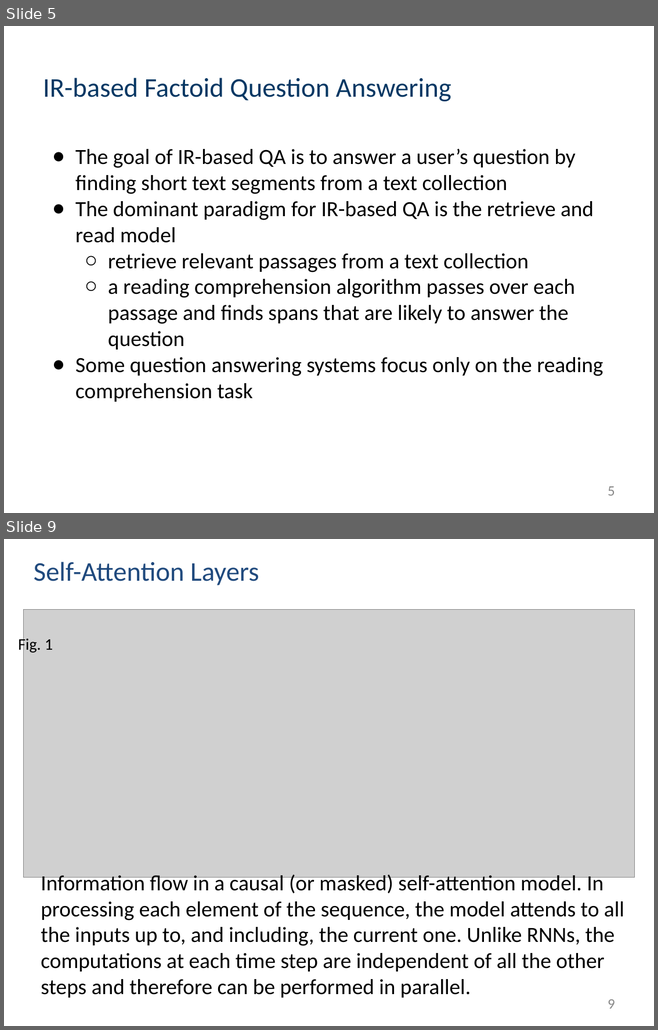
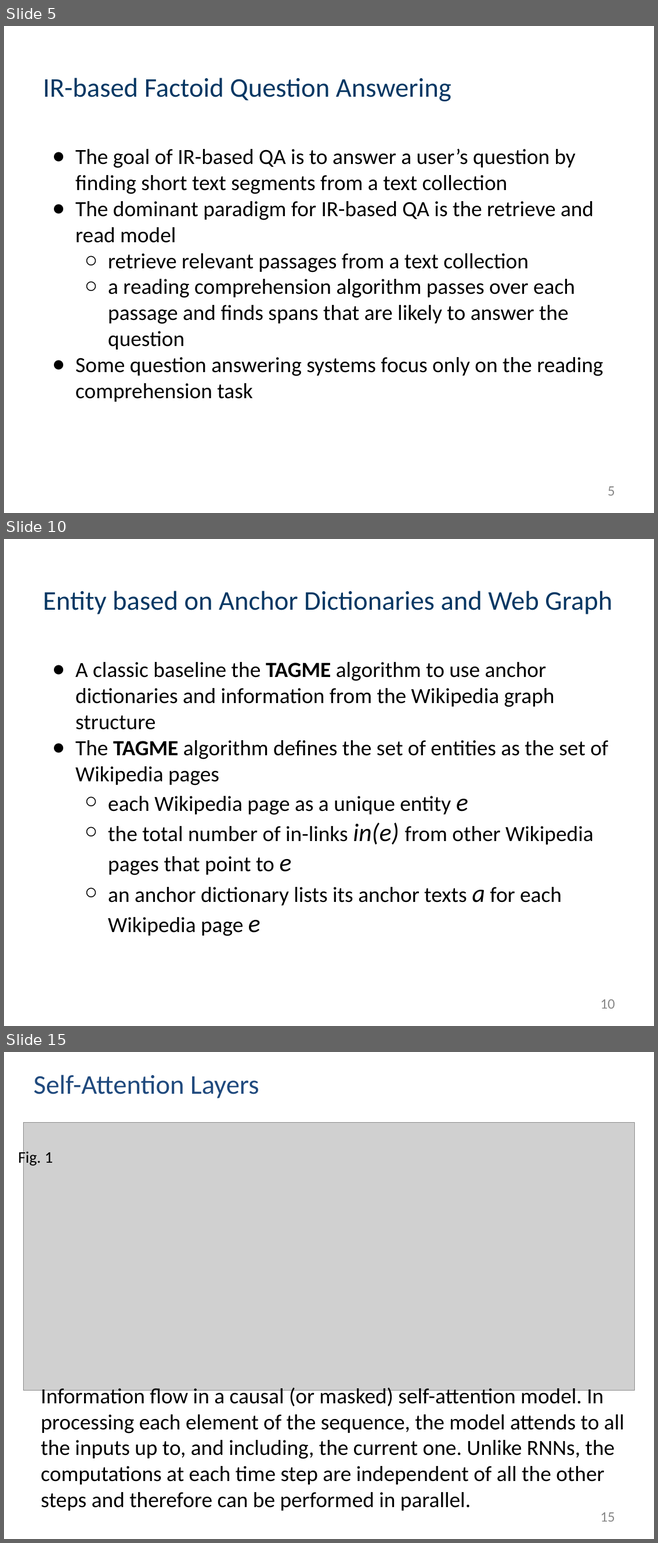
Before and after one commit to muyun/dev.nllp, a slide deck: docs/question-answering-draft.pptx. Shown one above the other, each under a label of ours: slides 5 and 9 before the commit, slides 5, 10 and 15 after it; the slides between them are not shown. The pictures are 658x1030 and 658x1543 pixels, drawn with LibreOffice and Linux fonts; fonts in the diff are those of the drawing; grey boxes stand for pictures. Boxes give left, top, right and bottom in pixels: in the first picture for what was removed or moved away, otherwise in the second. Text is boxed around its words. In the diff, an @@ line names an element or a change of style, - is before the commit and + after.

```diff
--- a/docs/question-answering-draft.pptx
+++ b/docs/question-answering-draft.pptx
@@ slide 10 added at box(4, 539, 654, 1026), background #FFFFFF @@
@@ title added at box(43, 591, 612, 614), 30 pt, text #073763 @@
+Entity based on Anchor Dictionaries and Web Graph
@@ text added at box(75, 662, 608, 936), 24 pt, text #000000 @@
+● A classic baseline the TAGME algorithm to use anchor dictionaries and information from the Wikipedia graph structure
+● The TAGME algorithm defines the set of entities as the set of Wikipedia pages
+  ○ each Wikipedia page as a unique entity e
+  ○ the total number of in-links in(e) from other Wikipedia pages that point to e
+  ○ an anchor dictionary lists its anchor texts a for each Wikipedia page e
@@ page number added at box(600, 1000, 615, 1009), 16 pt, text #888888 @@
+10
@@ what was slide 9 is now slide 15 @@
@@ page number at box(600, 1513, 615, 1522): text changed @@
-9
+15
```
Also in this commit, not shown: 2 slides changed, 6 other slides added, 1 slide removed, 5 other files.
